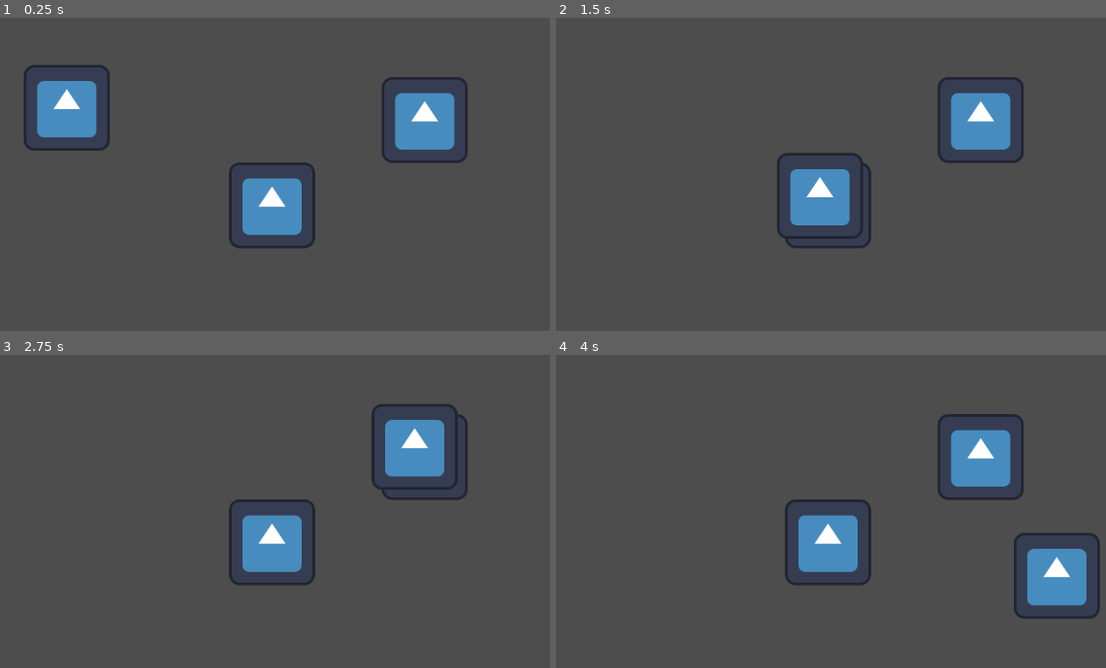
Above: before the commit, frames 1-4 (two rows, left to right).
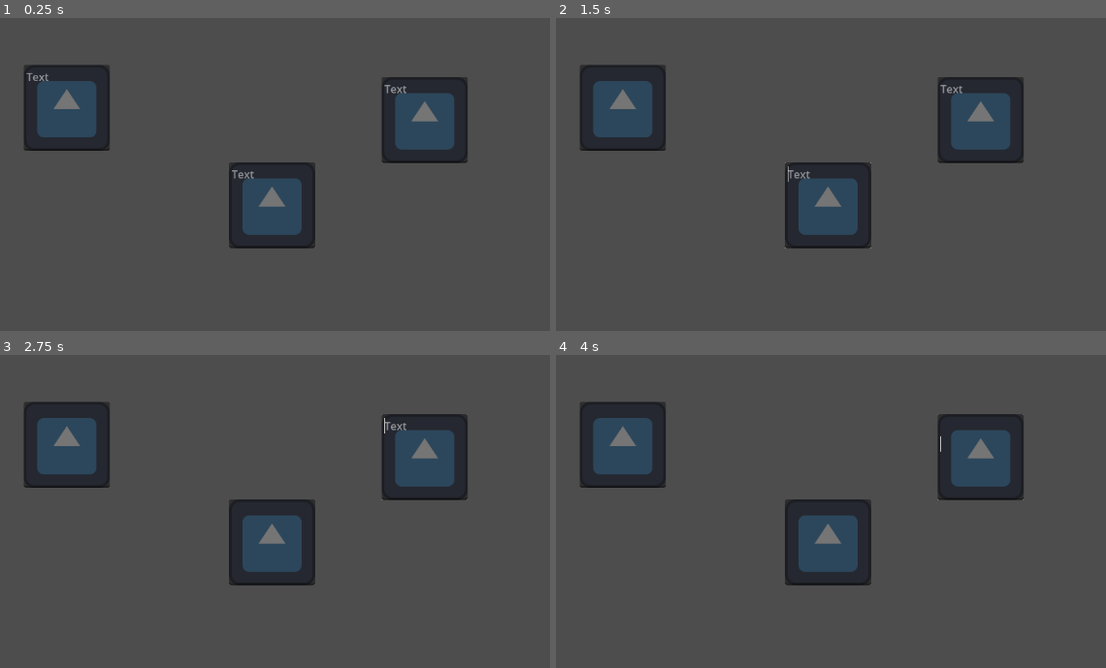
Above: after the commit, the same moments.

Repository: Shuflduf/Flow-Chart
Game: Godot game, scene res://scenes/main.tscn
Two runs of this game, one before a commit and one after it. Both use one fixed random seed, a clock stepped at 60 frames per second and the inputs below. The engine's default icon, where the game draws it, is replaced by a stand-in: a white triangle on a blue panel in a dark square.
Inputs (mouse positions are in pixels of both pictures, inside the frame that each line leads up to):
- Up to frame 1 (0.25 s): no input
- Up to frame 2 (1.5 s): tap Enter at 0.5 s; move the mouse to (622, 108) at 0.52 s; press the mouse at (622, 108) at 0.53 s; tap Space at 1.25 s; move the mouse to (825, 205) at 1.27 s; release the mouse at (825, 205) at 1.28 s; click (825, 205) at 1.35 s
- Up to frame 3 (2.75 s): tap Enter at 2 s; move the mouse to (423, 458) at 2.02 s; press the mouse at (423, 458) at 2.03 s
- Up to frame 4 (4 s): tap Space at 2.75 s; move the mouse to (825, 642) at 2.77 s; release the mouse at (825, 642) at 2.78 s; click (825, 642) at 2.85 s; tap Enter at 3.5 s; move the mouse to (1095, 621) at 3.52 s; press the mouse at (1095, 621) at 3.53 s

The runs differ from the first frame. In frame 1, 11% of the frame differs, in the area x 4-86%, y 15-74%; in frame 2, 12%; in frame 3, 12%; in frame 4, 14%, in the area x 4-99%, y 14-85%.

Commit message:
adding text to nodes
right now its just a text edit, and i cant move nodes

Diff:
--- a/scenes/node.tscn
+++ b/scenes/node.tscn
@@ -15,4 +15,22 @@
 [node name="CollisionShape2D" type="CollisionShape2D" parent="."]
 shape = SubResource("RectangleShape2D_c2ino")
 
+[node name="TextEdit" type="TextEdit" parent="."]
+anchors_preset = 8
+anchor_left = 0.5
+anchor_top = 0.5
+anchor_right = 0.5
+anchor_bottom = 0.5
+offset_left = -64.0
+offset_top = -64.0
+offset_right = 64.0
+offset_bottom = 64.0
+grow_horizontal = 2
+grow_vertical = 2
+size_flags_horizontal = 4
+size_flags_vertical = 4
+placeholder_text = "Text"
+wrap_mode = 1
+scroll_smooth = true
+
 [connection signal="input_event" from="." to="." method="_on_input_event"]
--- a/scripts/node.gd
+++ b/scripts/node.gd
@@ -12,7 +12,8 @@
 		var moving := false
 		while !moving and holding_down():
 			await get_tree().process_frame
-			moving = (local_mouse_offset + get_local_mouse_position()).length() > Global.settings.mouse_margin
+			moving = (local_mouse_offset + get_local_mouse_position()).length()\
+				 > Global.settings.mouse_margin
 		pickup()
 
 	if event.is_action_released("mouse_left"):
